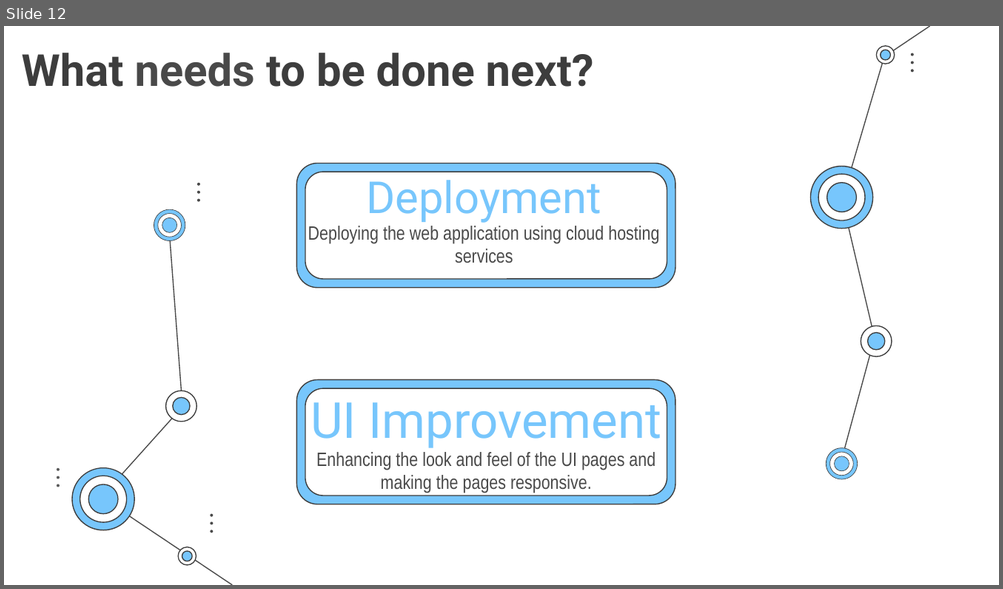
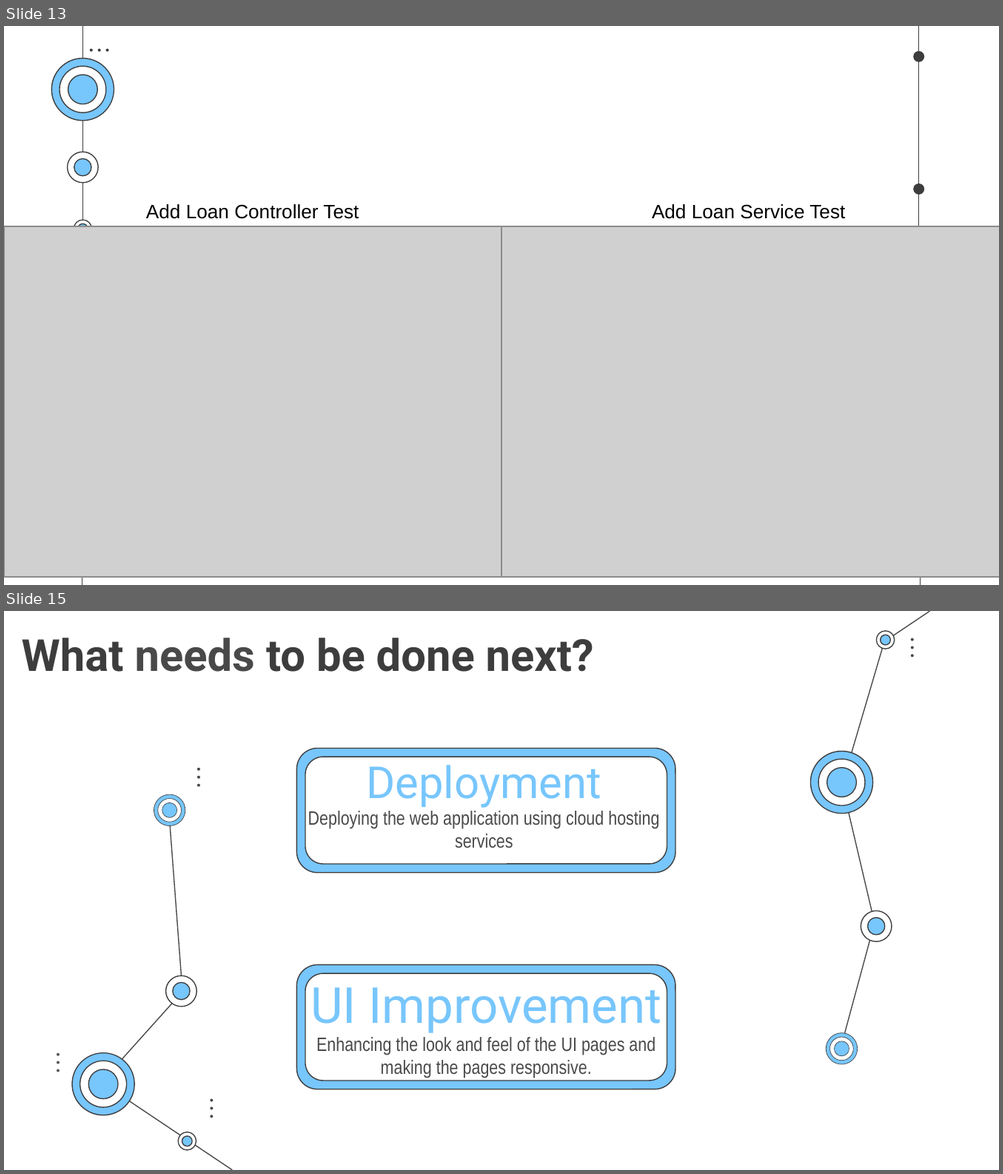
Before and after one commit to kabilan16/LoanManagement, a slide deck: group 7 final ppt.pptx. Shown one above the other, each under a label of ours: slide 12 before the commit, slides 13 and 15 after it; the slides between them are not shown. The pictures are 1003x589 and 1003x1174 pixels, drawn with LibreOffice and Linux fonts; fonts in the diff are those of the drawing; grey boxes stand for pictures. Boxes give left, top, right and bottom in pixels: in the first picture for what was removed or moved away, otherwise in the second. Text is boxed around its words. In the diff, an @@ line names an element or a change of style, - is before the commit and + after.

```diff
--- a/group 7 final ppt.pptx
+++ b/group 7 final ppt.pptx
@@ slide 13 added at [4, 26, 999, 585], background #FFFFFF @@
@@ group added at [51, 26, 923, 585]: 14 freeform shapes, 5 ellipses, 4 lines @@
@@ text added at [146, 204, 358, 219], 14 pt, text #000000 @@
+Add Loan Controller Test
@@ text added at [652, 204, 845, 219], 14 pt, text #000000 @@
+Add Loan Service Test
@@ picture added at [4, 227, 501, 578] @@
@@ picture added at [501, 227, 999, 578] @@
@@ what was slide 12 is now slide 15 @@
```
Also in this commit, not shown: 3 other slides added, 1 slide removed, 1 other file.
